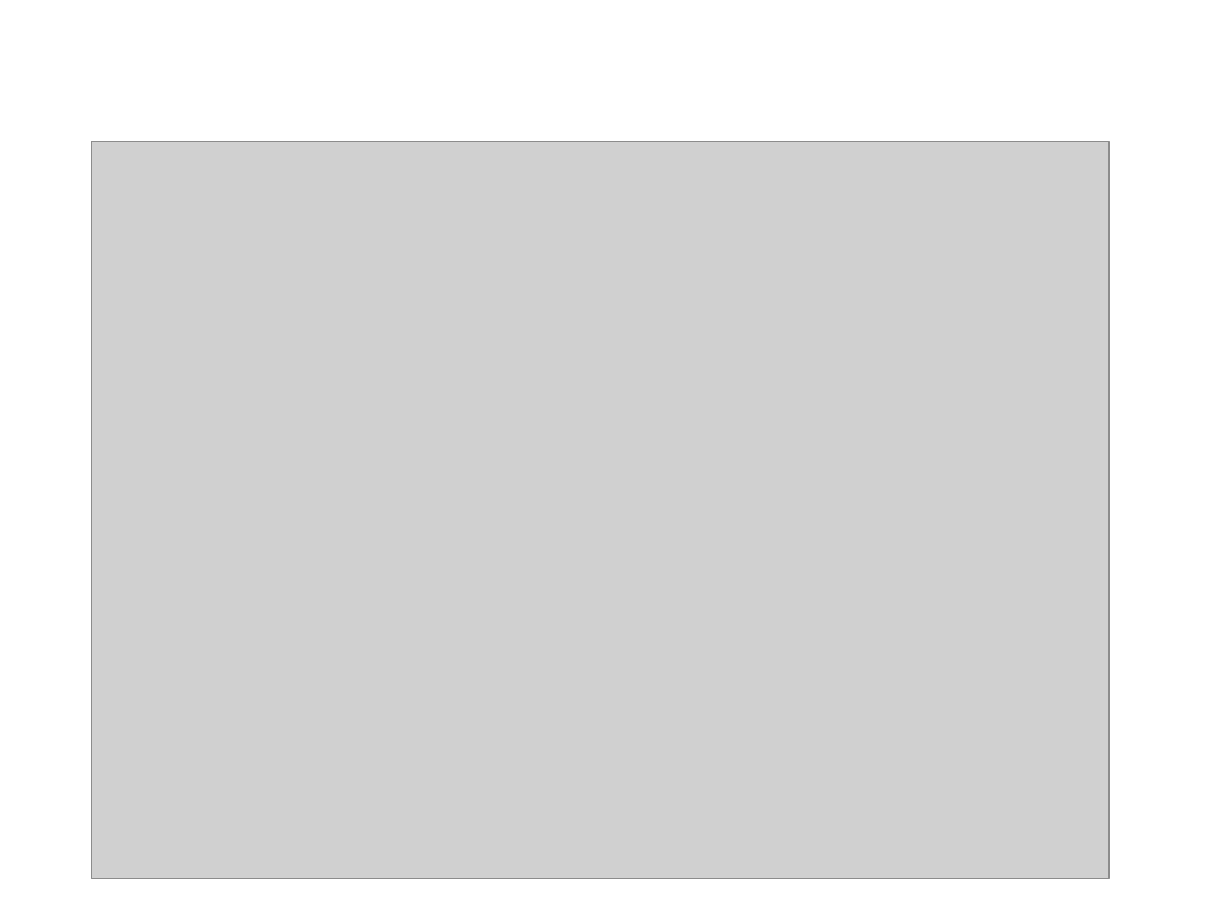
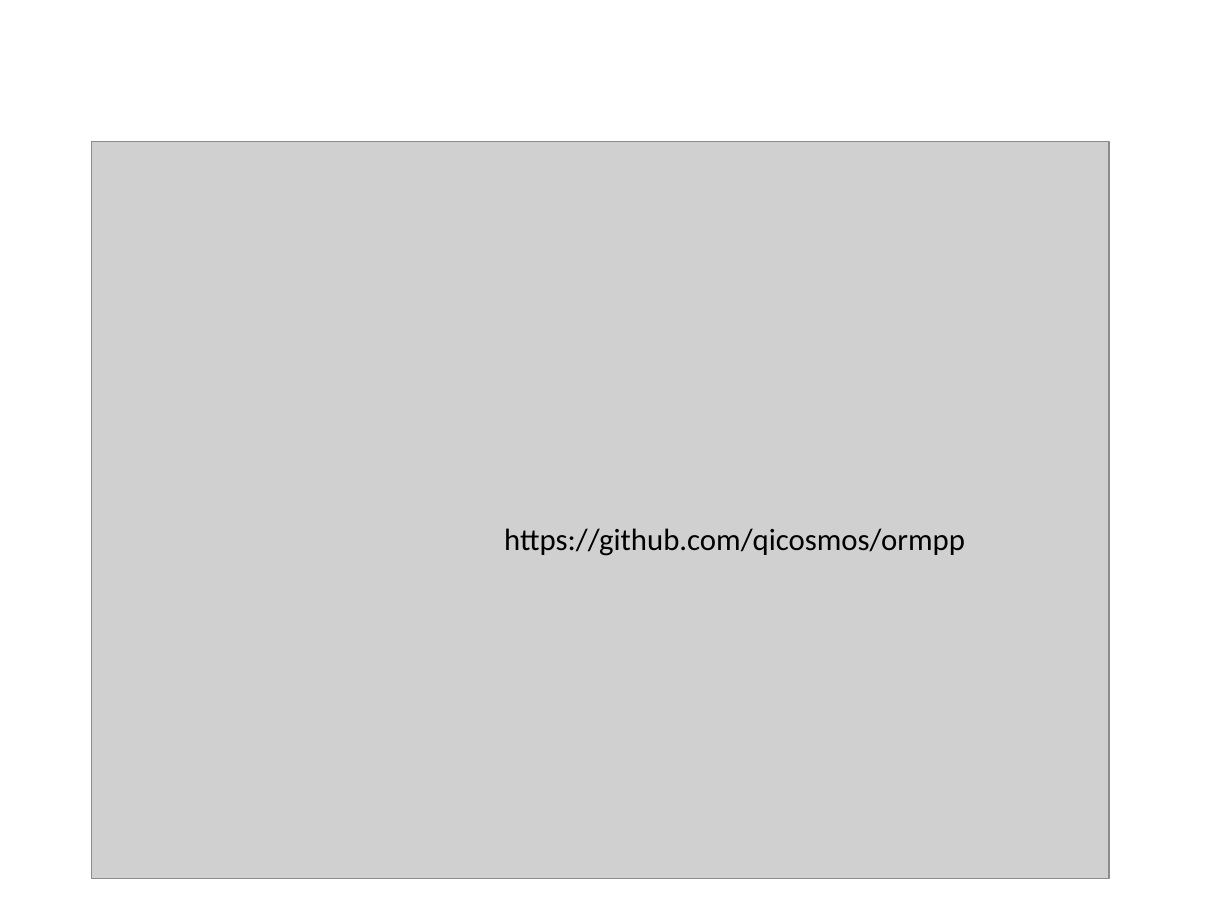
Before and after one commit to qicosmos/cppcon2017, a slide deck: slide 23 of CPP-Summit.pptx (slide 25 before the commit). Drawn at 1232x924 pixels with LibreOffice and Linux fonts; fonts in the diff are those of the drawing; grey boxes stand for pictures; background and template pictures are left out. Boxes give left, top, right and bottom in pixels: in the first picture for what was removed or moved away, otherwise in the second. Text is boxed around its words. In the diff, an @@ line names an element or a change of style, - is before the commit and + after.

```diff
--- a/CPP-Summit.pptx
+++ b/CPP-Summit.pptx
@@ text added at [504,528,965,556], 18 pt, text #000000 @@
+https://github.com/qicosmos/ormpp
```
Also in this commit, not shown: 3 other slides changed, 1 slide removed.
